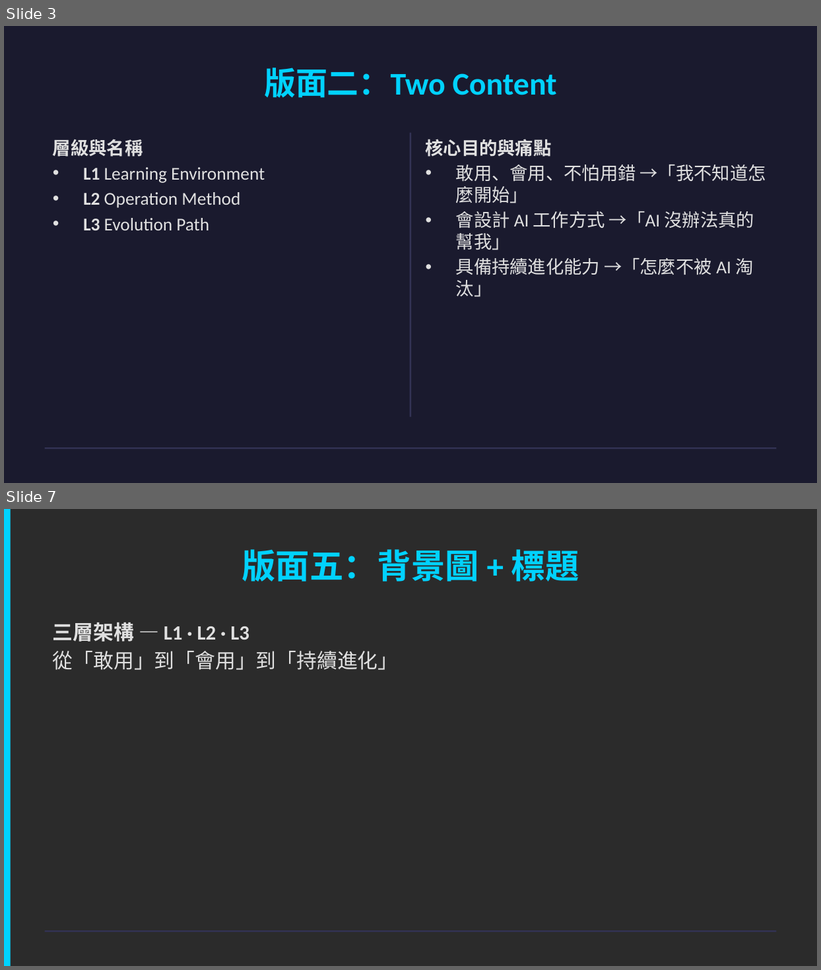
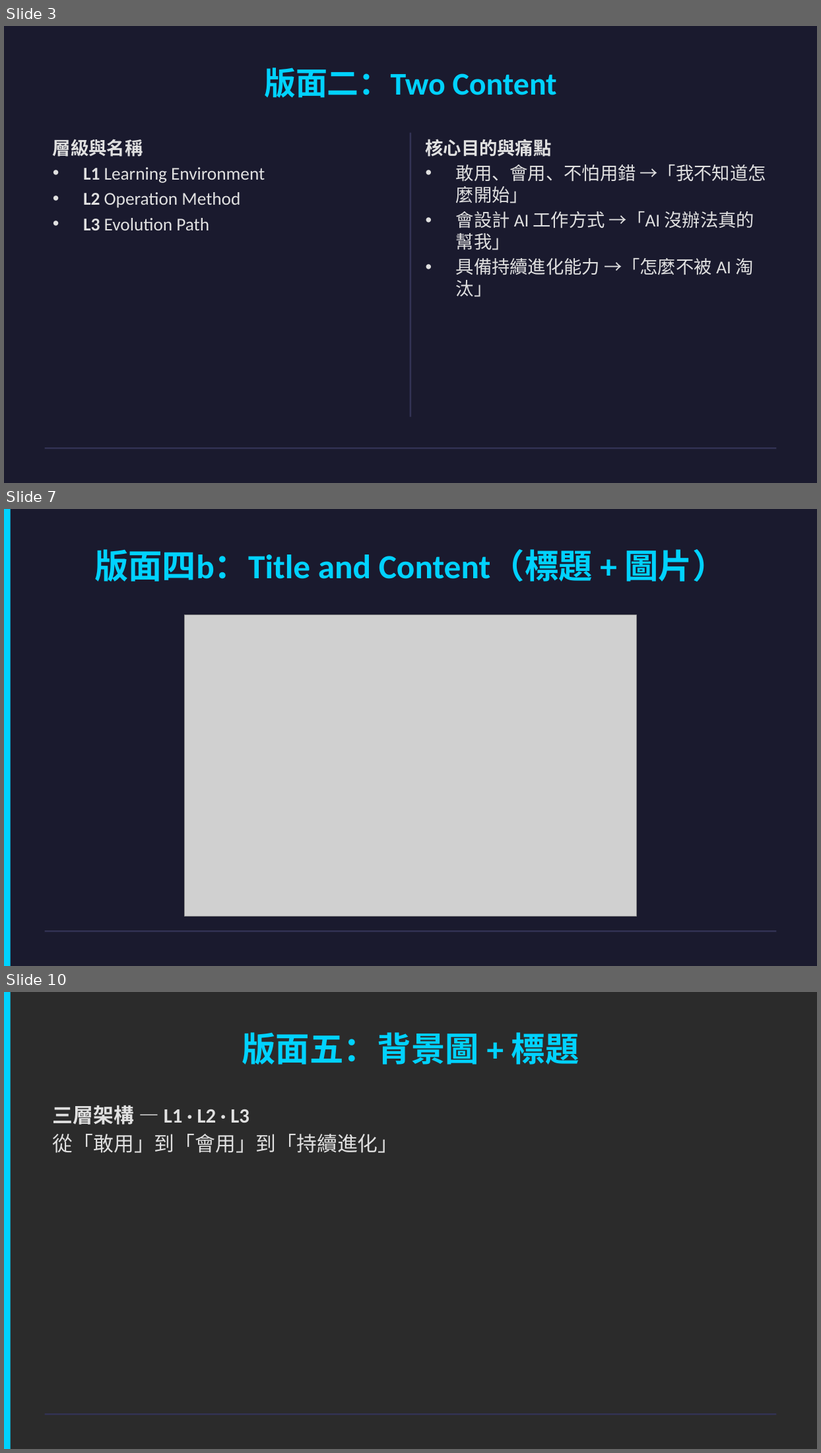
Before and after one commit to ai-cooperation/cooperation.tw, a slide deck: assets/demos/demo-layouts.pptx. Shown one above the other, each under a label of ours: slides 3 and 7 before the commit, slides 3, 7 and 10 after it; the slides between them are not shown. The pictures are 821x970 and 821x1453 pixels, drawn with LibreOffice and Linux fonts; fonts in the diff are those of the drawing; grey boxes stand for pictures; background and template pictures are left out; a plain dark background stands for a picture behind light text. Boxes give left, top, right and bottom in pixels: in the first picture for what was removed or moved away, otherwise in the second. Text is boxed around its words. In the diff, an @@ line names an element or a change of style, - is before the commit and + after.

```diff
--- a/assets/demos/demo-layouts.pptx
+++ b/assets/demos/demo-layouts.pptx
@@ slide 7 added at (x1=4, y1=509, x2=817, y2=966), background #1A1A2E; not listed: 2 template elements that a slide beside it also shows @@
@@ title added at (x1=94, y1=549, x2=727, y2=582), 30 pt, text #00D2FF, bold @@
+版面四b：Title and Content（標題 + 圖片）
@@ picture added at (x1=185, y1=615, x2=636, y2=917) @@
@@ what was slide 7 is now slide 10 @@
```
Also in this commit, not shown: 4 slides changed, 2 other slides added, 10 other files.
